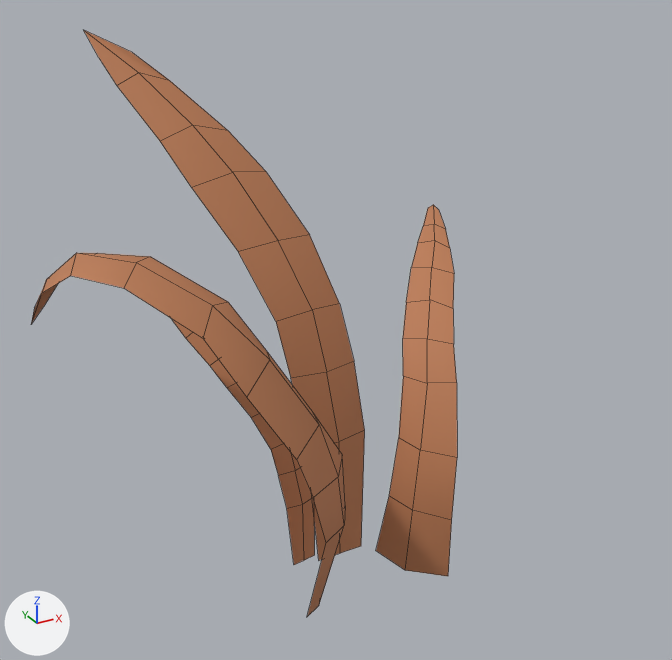
One commit to the FBX model Forest Scene/Assets/Models/Snake Plant.fbx: the scene before it, then after it.
Rendered twice from a 50 mm lens placed at (-2.96, -2.38, 1.89), pointed at (-1.79, -0.24, 0.82). Arrows for +X, +Y and +Z are at lower left; the lights stay in place. Mesh edges are drawn as thin lines. Where no turn or scale is listed for an object, it has been applied to the vertices.

In view in the first picture: 'Snake_Plant'.
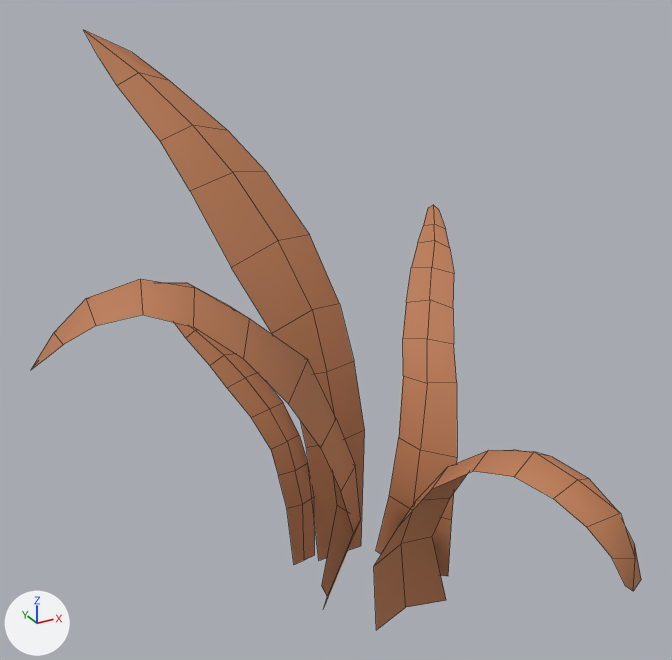
The newer file is also turned or shifted as a whole; pictures and numbers use the older file's frame.

The change, as a list of edits to the scene's bpy script:
```text
Change me_mesh:
    used by ob_snake_plant; location = (-1.801, 0.063, 0.764)
    remove me_mesh.from_pydata(...)  # 114 vertices, 68 faces; spans x -0.75..0.75, y -0.55..0.55, z -0.82..0.82
    add me_mesh.from_pydata(...)  # 147 vertices, 88 faces; spans x -0.81..0.75, y -1.17..0.55, z -0.85..0.82
    me_mesh part 1: a new loose piece of 30 vertices spanning x 0.01..0.41, y -1.17..-0.49, z -0.85..-0.1, in mat_foreground_mat (orange #bc7c54)
    me_mesh part 2
    2 faces are deleted
    33 vertices move from x -0.75..-0.01, y -0.55..0.12, z -0.82..0.41 to x -0.81..0.03, y -0.55..0.12, z -0.82..0.4
    3 vertices are added at (-0.47, -0.48, 0.24), (-0.43, -0.39, 0.3), (-0.41, -0.28, 0.27)
    4 new faces join them
```

Changed parts and their boxes [x1, y1, x2, y2] in the pictures (672 x 660 px):
'Snake_Plant', reshaped (43% wider)
    before: [31, 30, 457, 617]
    after: [31, 30, 641, 630]
part 1 of me_mesh, added
    after: [374, 450, 641, 630]
part 2 of me_mesh, built on
    before: [31, 125, 345, 617]
    after: [31, 125, 361, 607]
